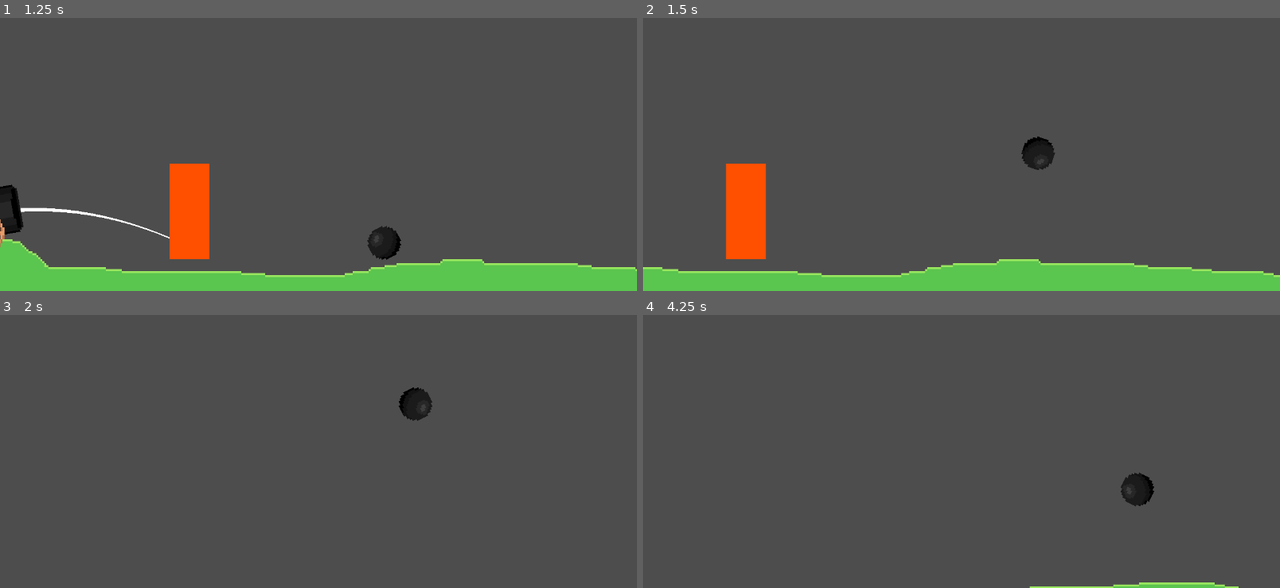
Above: before the commit, frames 1-4 (two rows, left to right).
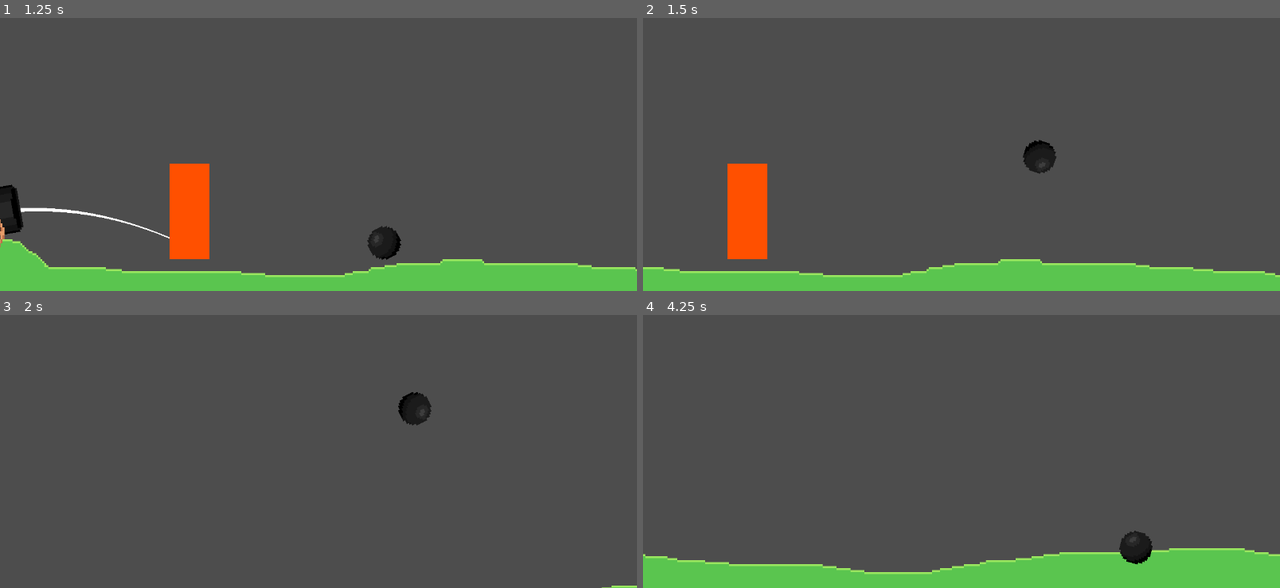
Above: after the commit, the same moments.

Repository: SpicyTime/Newtons-Shot
Game: Godot game, scene res://Main/main.tscn
The game is run twice, just before and just after one commit, with the same random seed, the same clock (stepped at 60 frames per second) and the same inputs.
Inputs:
- Up to frame 1 (1.25 s): tap Enter at 0.5 s; hold D (rotate_right) from 0.53 s (still down); hold Space (bounce) from 0.53 s (still down)
- Up to frame 2 (1.5 s): release D (rotate_right) at 1.28 s; release Space (bounce) at 1.28 s; hold A (rotate_left) from 1.28 s (still down); tap Space (bounce) at 1.35 s
- Up to frame 3 (2 s): keep holding A (rotate_left)
- Up to frame 4 (4.25 s): release A (rotate_left) at 2.03 s; hold Space (bounce) 2.03-2.78 s; hold D (rotate_right) 2.03-3.53 s; tap Space (bounce) at 2.85 s; hold A (rotate_left) from 3.53 s (still down); hold Space (bounce) from 3.53 s (still down)

Frame 1 is identical in both runs. In frame 2, 0.4% of the frame differs, in the area x 3-100%, y 43-96%; in frame 3, 0.2%; in frame 4, 11%, in the area x 0-100%, y 57-100%.

Commit message:
Added the menu and overlay swapping system

Diff:
--- a/Bounce-Offables/bounce_offable_component.gd
+++ b/Bounce-Offables/bounce_offable_component.gd
@@ -11,14 +11,14 @@
 	parent.body_entered.connect(_on_bounce_offable_area_body_entered)
 	parent.collision_layer = Constants.BOUNCE_OFFABLE_LAYER
 
+
 func apply_bounce_force(body: RigidBody2D) -> void:
 	body.apply_central_impulse(Vector2(bounce_force_x, bounce_force_y))
 
 
-func _on_bounce_offable_area_body_entered(body: Node2D) -> void:
-	print(body)
+func _on_bounce_offable_area_body_entered(_body: Node2D) -> void:
 	SignalBus.bounce_offable_entered.emit(get_parent())
 
 
-func _on_bounce_offable_area_body_exited(body: Node2D) -> void:
+func _on_bounce_offable_area_body_exited(_body: Node2D) -> void:
 	SignalBus.bounce_offable_exited.emit(get_parent())
--- a/Bounce-Offables/tree.tscn
+++ b/Bounce-Offables/tree.tscn
@@ -17,5 +17,5 @@
 [node name="BounceOffableComponent" type="Node" parent="."]
 script = ExtResource("1_ijw3e")
 bounce_force_x = 150.0
-bounce_force_y = -475.0
+bounce_force_y = -460.0
 metadata/_custom_type_script = "uid://bc0t7kbcs7owo"
--- /dev/null
+++ b/Main/main.gd
@@ -0,0 +1,5 @@
+extends Node
+@onready var ui_canvas_layer: CanvasLayer = $UICanvasLayer
+
+func _ready() -> void:
+	UiManager.set_up_ui(ui_canvas_layer)
--- a/Main/main.tscn
+++ b/Main/main.tscn
@@ -1,11 +1,11 @@
 [gd_scene load_steps=3 format=3 uid="uid://bd4ns4xq3883k"]
 
+[ext_resource type="Script" uid="uid://dlxe1rus0rycf" path="res://Main/main.gd" id="1_2w1kt"]
 [ext_resource type="PackedScene" uid="uid://ccq6vwwjgxhu1" path="res://Game/game.tscn" id="1_yh5la"]
-[ext_resource type="Script" uid="uid://bpo2sn6xldbch" path="res://Main/ui_manager.gd" id="2_2w1kt"]
 
 [node name="Main" type="Node"]
+script = ExtResource("1_2w1kt")
 
 [node name="Game" parent="." instance=ExtResource("1_yh5la")]
 
-[node name="UIManager" type="Node" parent="."]
-script = ExtResource("2_2w1kt")
+[node name="UICanvasLayer" type="CanvasLayer" parent="."]
--- a/Main/ui_manager.gd
+++ b/Main/ui_manager.gd
@@ -1 +1,30 @@
 extends Node
+enum MenuType{
+
+}
+enum OverlayType{
+
+}
+var menus: Dictionary[MenuType, Control] = {}
+var overlays: Dictionary[OverlayType, Control] = {}
+var active_overlays: Array[Control] = []
+var active_menu: Control = null
+
+func set_up_ui(canvas_layer: CanvasLayer) -> void:
+	print(canvas_layer == null)
+
+func swap_menu_to(menu_type: MenuType) -> void:
+	if active_menu:
+		active_menu.visible = false
+	active_menu = menus[menu_type]
+	active_menu.visible = true
+
+
+func activate_overlay(overlay_type: OverlayType) -> void:
+	overlays[overlay_type].visible = true
+	active_overlays.append(overlays[overlay_type])
+
+
+func deactivate_overlay(overlay_type: OverlayType) -> void:
+	overlays[overlay_type].visible = false
+	active_overlays.erase(overlays[overlay_type])
--- a/project.godot
+++ b/project.godot
@@ -19,6 +19,7 @@
 
 SignalBus="*res://Game/Autoloads/signal_bus.gd"
 Constants="*res://Game/Autoloads/constants.gd"
+UiManager="*res://Main/ui_manager.gd"
 
 [debug]
 
